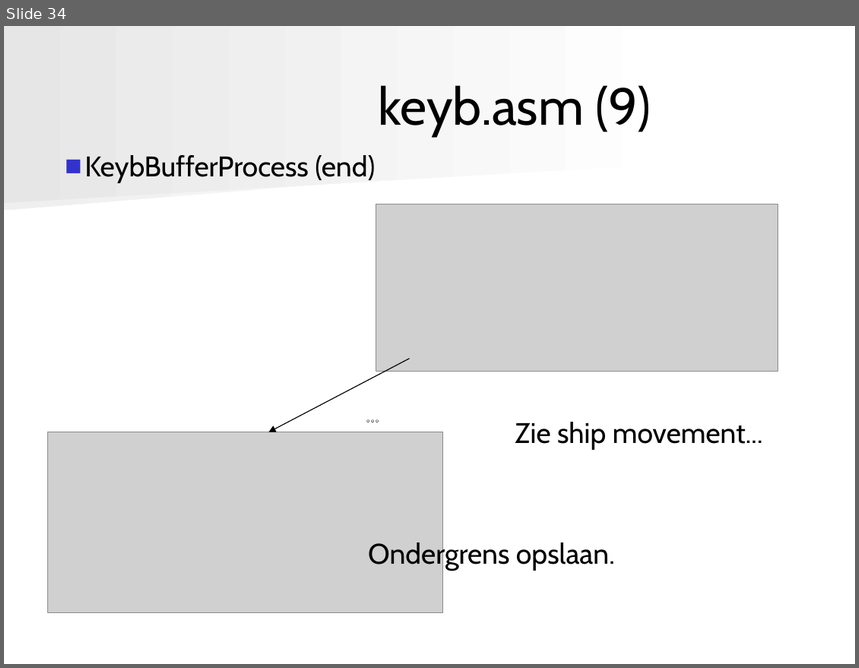
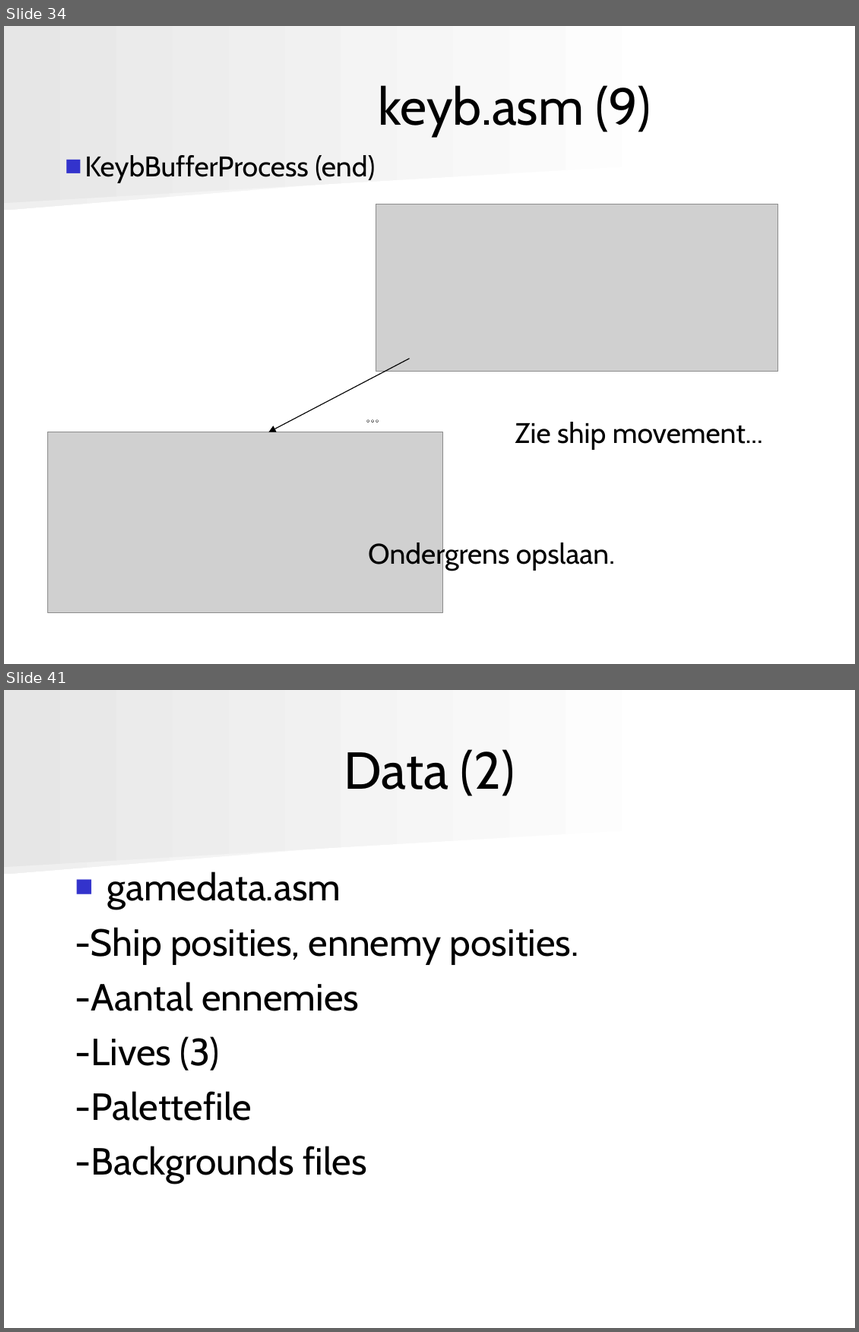
Before and after one commit to angryzor/space_invaders_8086, a slide deck: Presentatie.ppt. Shown one above the other, each under a label of ours: slide 34 before the commit, slides 34 and 41 after it; the slides between them are not shown. The pictures are 859x668 and 859x1332 pixels, drawn with LibreOffice and Linux fonts; fonts in the diff are those of the drawing; grey boxes stand for pictures. Boxes give left, top, right and bottom in pixels: in the first picture for what was removed or moved away, otherwise in the second. Text is boxed around its words. In the diff, an @@ line names an element or a change of style, - is before the commit and + after.

```diff
--- a/Presentatie.ppt
+++ b/Presentatie.ppt
@@ slide 41 added at (4,690,855,1328), background #FFFFFF; not listed: 2 template elements that a slide beside it also shows @@
@@ title added at (344,749,515,796), 44 pt, text #000000 @@
+Data (2)
@@ text added at (75,872,579,1183), 32 pt, text #000000 @@
+■ gamedata.asm
+-Ship posities, ennemy posities.
+-Aantal ennemies
+-Lives (3)
+-Palettefile
+-Backgrounds files
```
Also in this commit, not shown: 4 slides changed, 7 other slides added.
